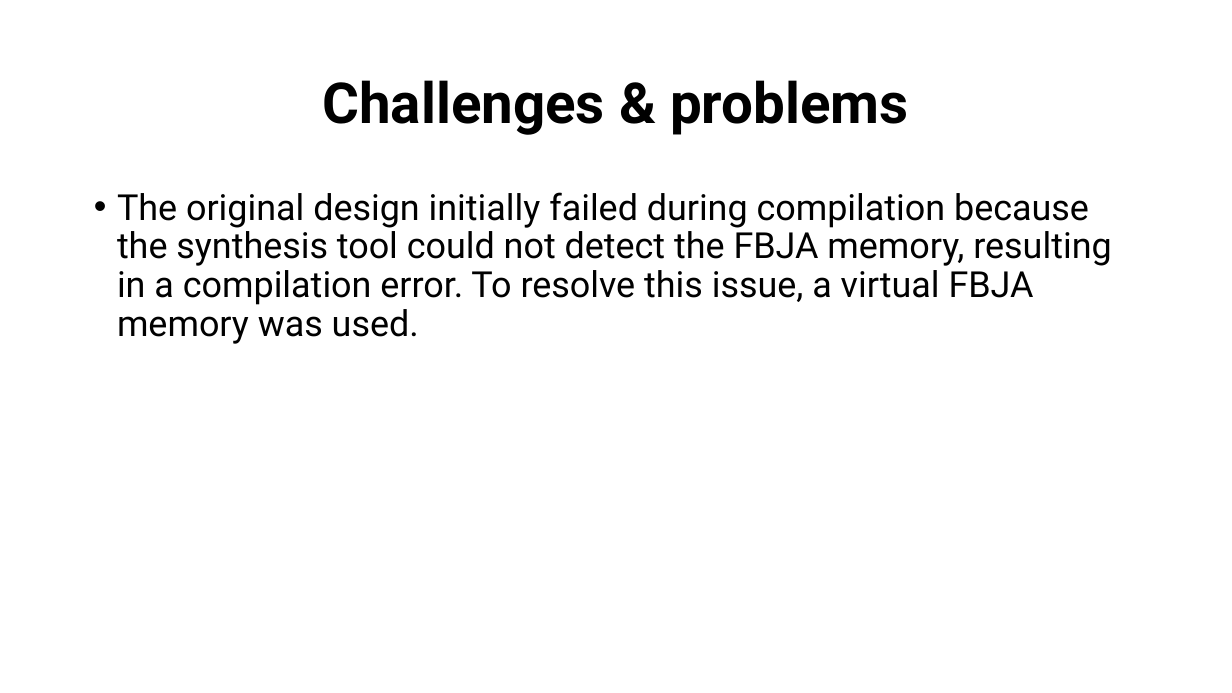
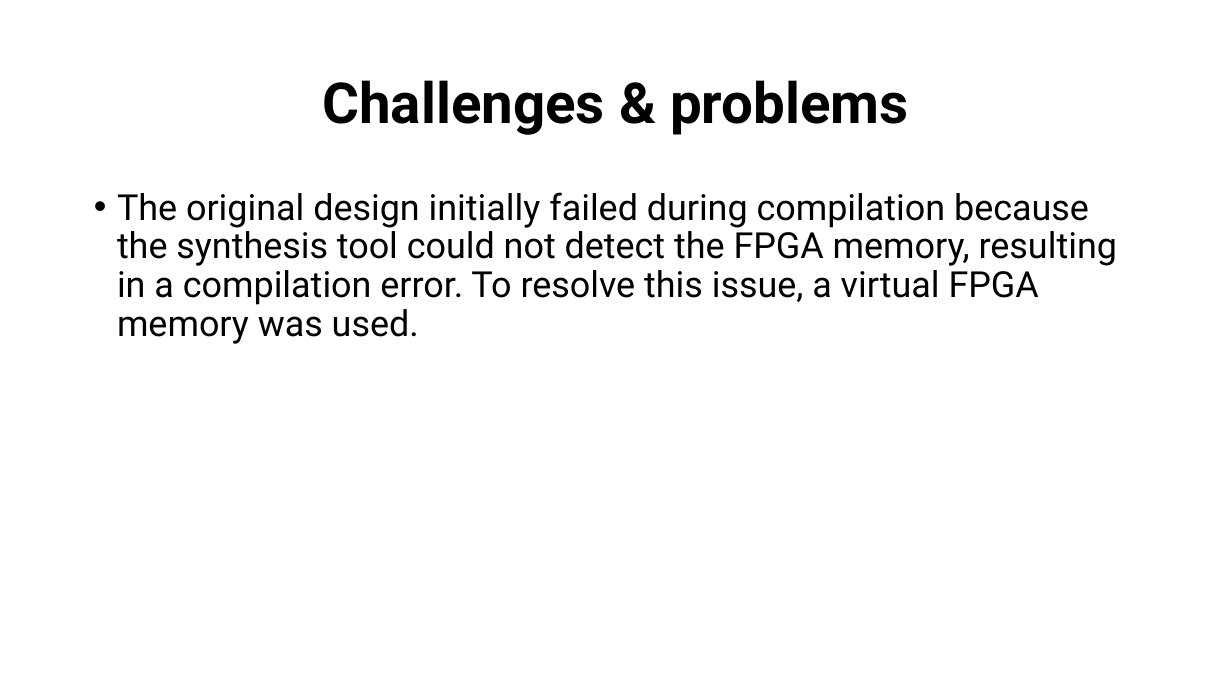
Before and after one commit to muhammad0bi/044169_project_B, a slide deck: slide 19 of Presintaions and Reports/Final presentaion VLSI project 7880.pptx. Drawn at 1232x693 pixels with LibreOffice and Linux fonts; fonts in the diff are those of the drawing. Boxes give left, top, right and bottom in pixels: in the first picture for what was removed or moved away, otherwise in the second. Text is boxed around its words. In the diff, an @@ line names an element or a change of style, - is before the commit and + after.

```diff
--- a/Presintaions and Reports/Final presentaion VLSI project 7880.pptx
+++ b/Presintaions and Reports/Final presentaion VLSI project 7880.pptx
@@ text at <box>117,192,1117,344</box>: text changed @@
-• The original design initially failed during compilation because the synthesis tool could not detect the FBJA memory, resulting in a compilation error. To resolve this issue, a virtual FBJA memory was used.
+• The original design initially failed during compilation because the synthesis tool could not detect the FPGA memory, resulting in a compilation error. To resolve this issue, a virtual FPGA memory was used.
```
Also in this commit, not shown: 4 other slides changed, 2 other files.
